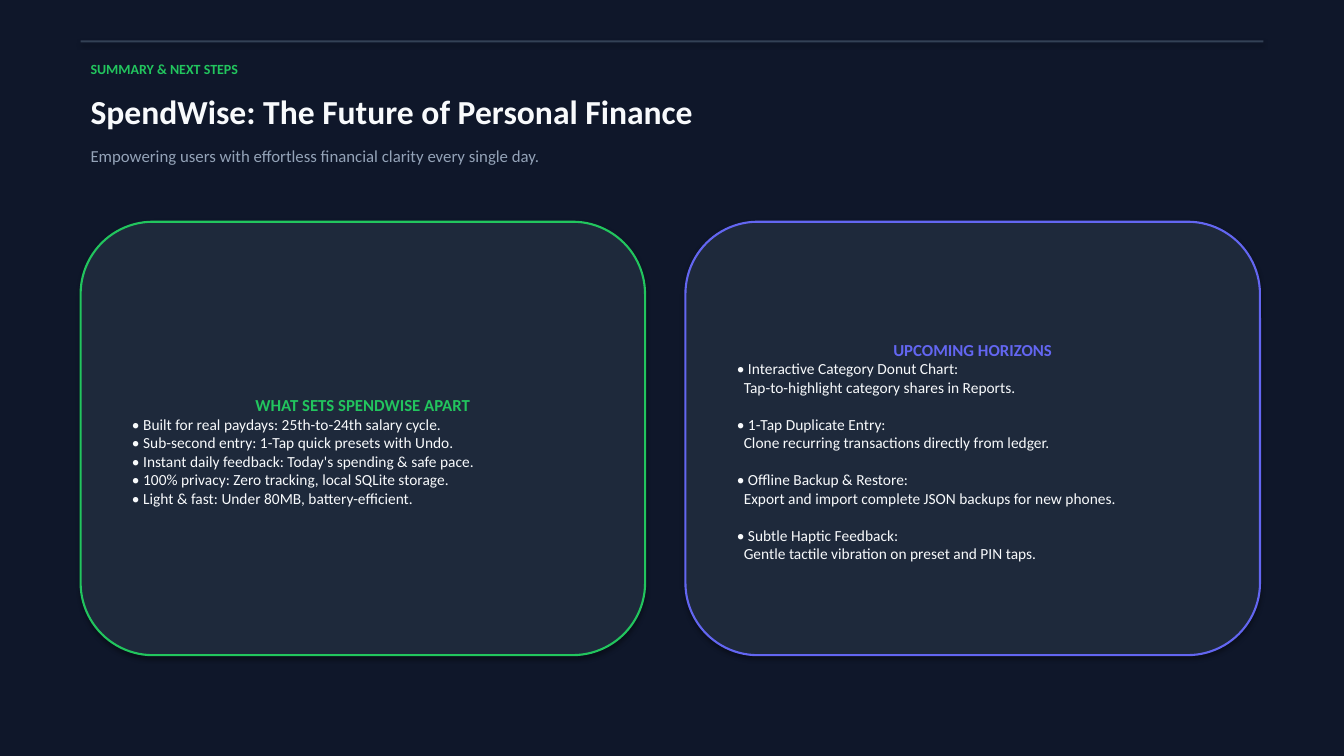
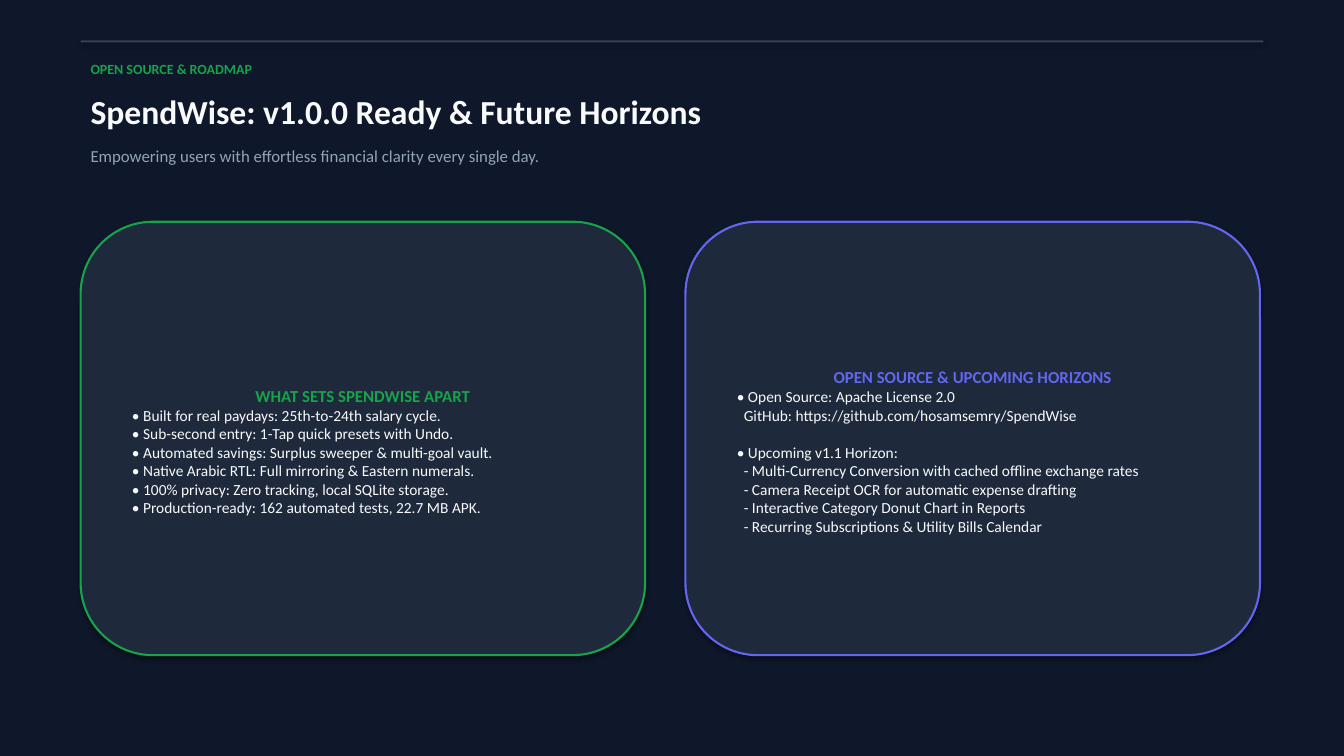
Before and after one commit to hosamsemry/SpendWise, a slide deck: slide 10 of SpendWise_Presentation.pptx (slide 9 before the commit). Drawn at 1344x756 pixels with LibreOffice and Linux fonts; fonts in the diff are those of the drawing. Boxes give left, top, right and bottom in pixels: in the first picture for what was removed or moved away, otherwise in the second. Text is boxed around its words. In the diff, an @@ line names an element or a change of style, - is before the commit and + after.

```diff
--- a/SpendWise_Presentation.pptx
+++ b/SpendWise_Presentation.pptx
@@ text at (x1=91, y1=65, x2=252, y2=74): text changed; text colour #22C55E to #16A34A @@
-SUMMARY & NEXT STEPS
+OPEN SOURCE & ROADMAP
@@ text at (x1=91, y1=100, x2=701, y2=130): text changed @@
-SpendWise: The Future of Personal Finance
+SpendWise: v1.0.0 Ready & Future Horizons
@@ rounded rectangle "WHAT SETS SPENDWISE APART" at (x1=81, y1=222, x2=645, y2=655): outline #22C55E 1.5 pt to #16A34A 1.5 pt @@
@@ text in rounded rectangle at (x1=744, y1=372, x2=1139, y2=535): text changed @@
-UPCOMING HORIZONS
-• Interactive Category Donut Chart:
-Tap-to-highlight category shares in Reports.
-• 1-Tap Duplicate Entry:
-Clone recurring transactions directly from ledger.
-• Offline Backup & Restore:
-Export and import complete JSON backups for new phones.
-• Subtle Haptic Feedback:
-Gentle tactile vibration on preset and PIN taps.
+OPEN SOURCE & UPCOMING HORIZONS
+• Open Source: Apache License 2.0
+GitHub: https://github.com/hosamsemry/SpendWise
+• Upcoming v1.1 Horizon:
+- Multi-Currency Conversion with cached offline exchange rates
+- Camera Receipt OCR for automatic expense drafting
+- Interactive Category Donut Chart in Reports
+- Recurring Subscriptions & Utility Bills Calendar
@@ text in rounded rectangle at (x1=143, y1=410, x2=493, y2=516): text changed @@
-• Built for real paydays: 25th-to-24th salary cycle.
-• Sub-second entry: 1-Tap quick presets with Undo.
-• Instant daily feedback: Today's spending & safe pace.
-• 100% privacy: Zero tracking, local SQLite storage.
-• Light & fast: Under 80MB, battery-efficient.
+• Built for real paydays: 25th-to-24th salary cycle.
+• Sub-second entry: 1-Tap quick presets with Undo.
+• Automated savings: Surplus sweeper & multi-goal vault.
+• Native Arabic RTL: Full mirroring & Eastern numerals.
+• 100% privacy: Zero tracking, local SQLite storage.
+• Production-ready: 162 automated tests, 22.7 MB APK.
@@ text in rounded rectangle at (x1=255, y1=391, x2=470, y2=402): text colour #22C55E to #16A34A in "WHAT SETS SPENDWISE APART" @@
```
Also in this commit, not shown: 8 other slides changed, 1 slide added, 3 other files.
